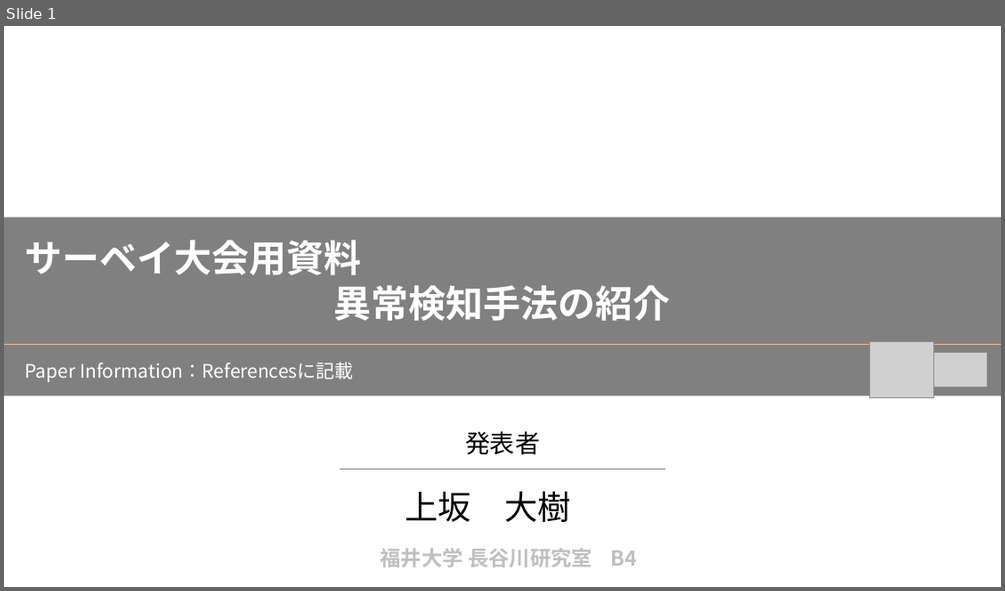
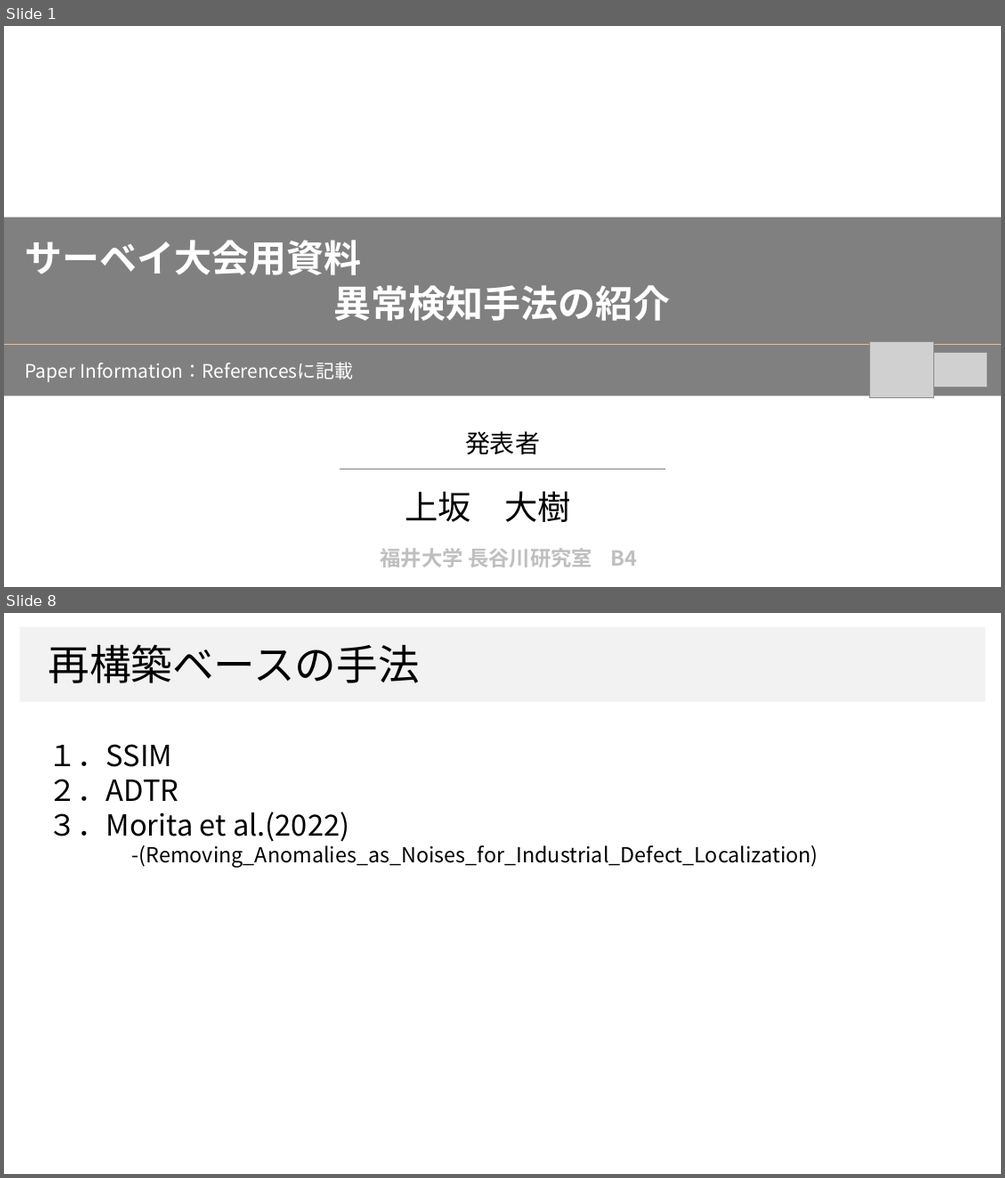
Before and after one commit to dhia-github/haselab-all, a slide deck: 発表資料/サーベイ大会資料.pptx. Shown one above the other, each under a label of ours: slide 1 before the commit, slides 1 and 8 after it; the slides between them are not shown. The pictures are 1005x591 and 1005x1178 pixels, drawn with LibreOffice and Linux fonts; fonts in the diff are those of the drawing; grey boxes stand for pictures; background and template pictures are left out. Boxes give left, top, right and bottom in pixels: in the first picture for what was removed or moved away, otherwise in the second. Text is boxed around its words. In the diff, an @@ line names an element or a change of style, - is before the commit and + after.

```diff
--- a/発表資料/サーベイ大会資料.pptx
+++ b/発表資料/サーベイ大会資料.pptx
@@ slide 8 added at (x1=4, y1=613, x2=1001, y2=1174), background #FFFFFF @@
@@ rectangle added at (x1=20, y1=627, x2=986, y2=702), fill #F2F2F2 @@
@@ text added at (x1=48, y1=644, x2=419, y2=683), 40 pt, text #000000 @@
+再構築ベースの手法
@@ text added at (x1=48, y1=744, x2=818, y2=868), 20 pt, text #000000 @@
+１．SSIM
+２．ADTR
+３．Morita et al.(2022)
+-(Removing_Anomalies_as_Noises_for_Industrial_Defect_Localization)
```
Also in this commit, not shown: 3 slides changed, 13 other slides added, 4 slides removed.
